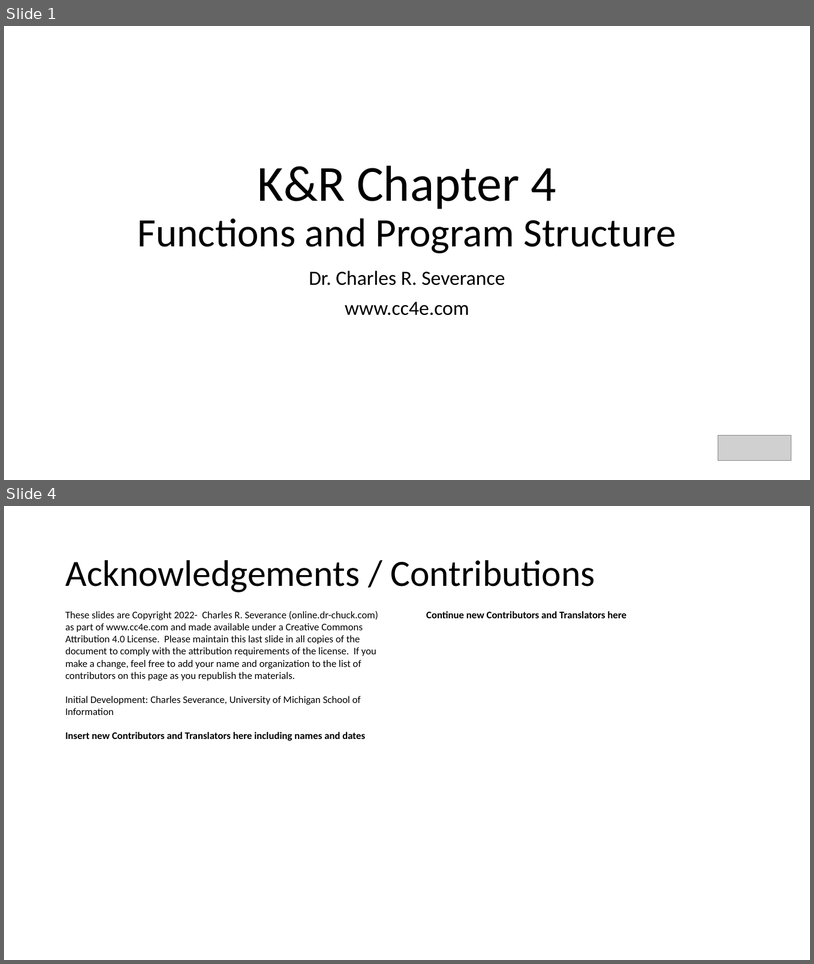
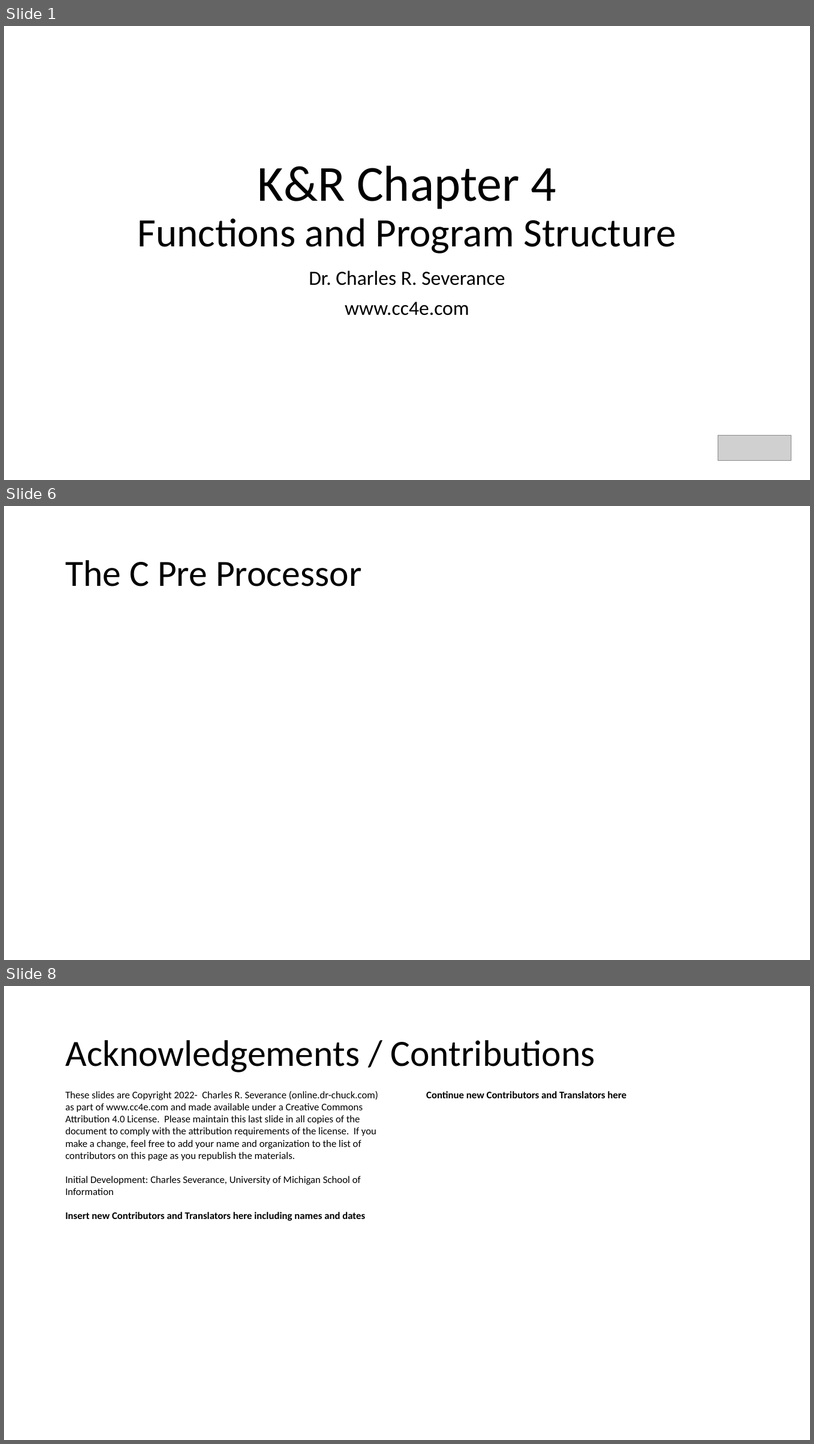
Before and after one commit to csev/cc4e, a slide deck: lectures/KR-4.pptx. Shown one above the other, each under a label of ours: slides 1 and 4 before the commit, slides 1, 6 and 8 after it; the slides between them are not shown. The pictures are 814x964 and 814x1444 pixels, drawn with LibreOffice and Linux fonts; fonts in the diff are those of the drawing; grey boxes stand for pictures. Boxes give left, top, right and bottom in pixels: in the first picture for what was removed or moved away, otherwise in the second. Text is boxed around its words. In the diff, an @@ line names an element or a change of style, - is before the commit and + after.

```diff
--- a/lectures/KR-4.pptx
+++ b/lectures/KR-4.pptx
@@ slide 6 added at box(4, 506, 810, 960), background #FFFFFF @@
@@ title added at box(65, 560, 362, 586), 44 pt, text #000000 @@
+The C Pre Processor
@@ what was slide 4 is now slide 8 @@
```
Also in this commit, not shown: 1 slide changed, 4 other slides added, 1 slide removed, 5 other files.
